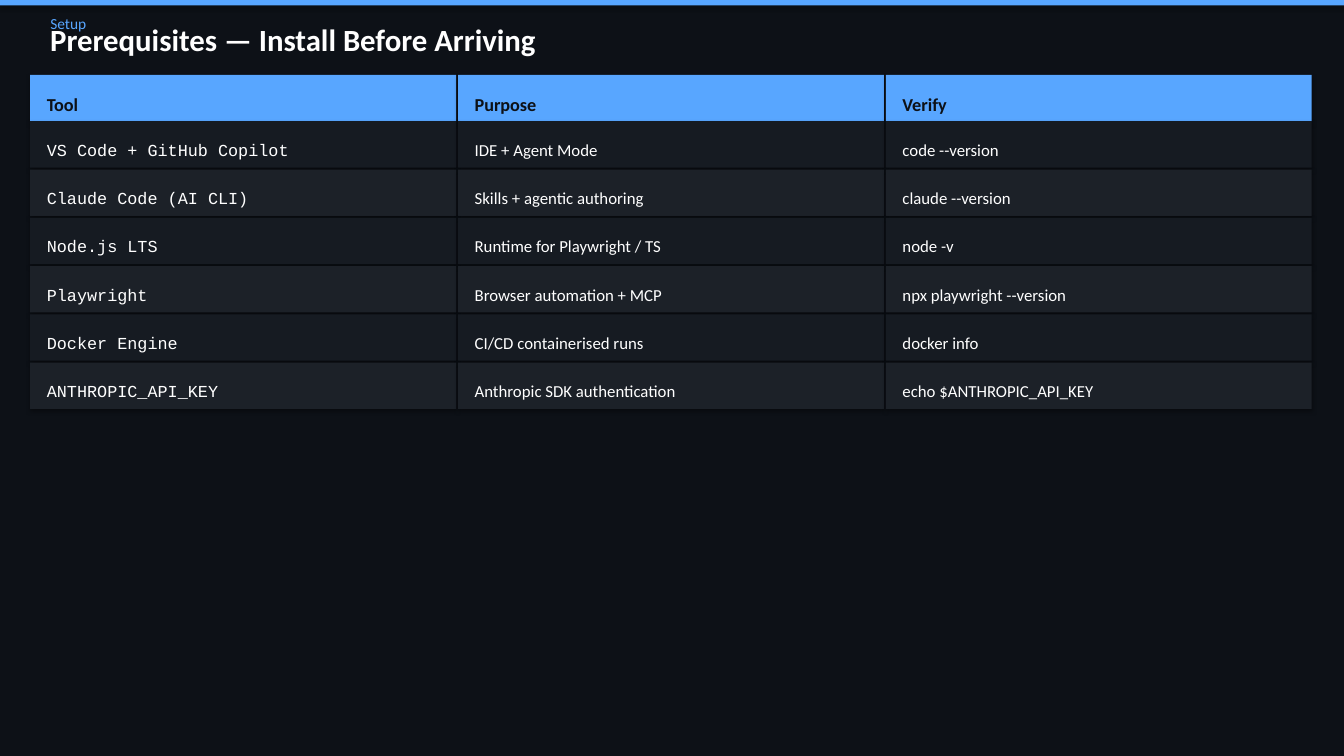
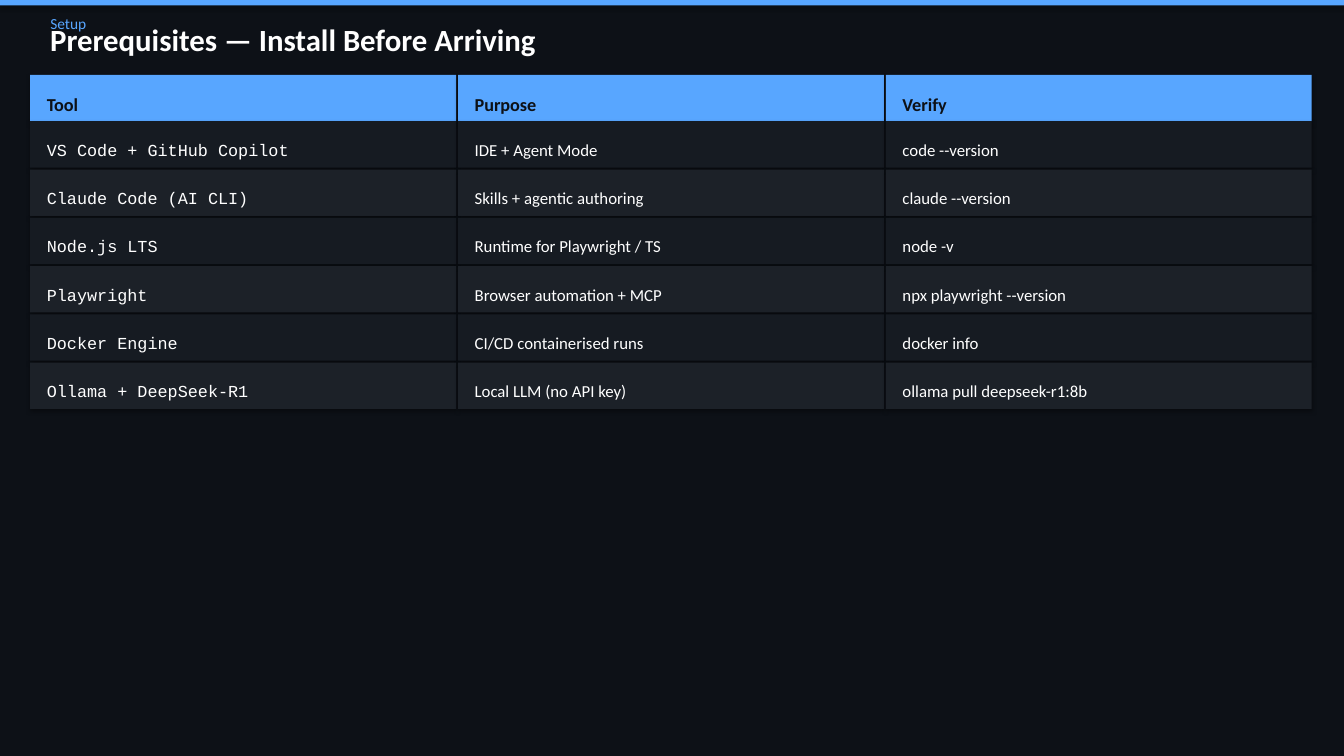
Before and after one commit to QA-Olympians-Academy/web-detective, a slide deck: slide 4 of web-detective-workshop.pptx. Drawn at 1344x756 pixels with LibreOffice and Linux fonts; fonts in the diff are those of the drawing. Boxes give left, top, right and bottom in pixels: in the first picture for what was removed or moved away, otherwise in the second. Text is boxed around its words. In the diff, an @@ line names an element or a change of style, - is before the commit and + after.

Commit message:
replace anthropic with ollama

```diff
--- a/web-detective-workshop.pptx
+++ b/web-detective-workshop.pptx
@@ text at [47, 385, 248, 401]: text changed @@
-ANTHROPIC_API_KEY
+Ollama + DeepSeek-R1
@@ text at [475, 385, 626, 400]: text changed @@
-Anthropic SDK authentication
+Local LLM (no API key)
@@ text at [902, 385, 1087, 400]: text changed @@
-echo $ANTHROPIC_API_KEY
+ollama pull deepseek-r1:8b
```
Also in this commit, not shown: 15 other slides changed, 1 slide added, 1 slide removed, 20 other files.
